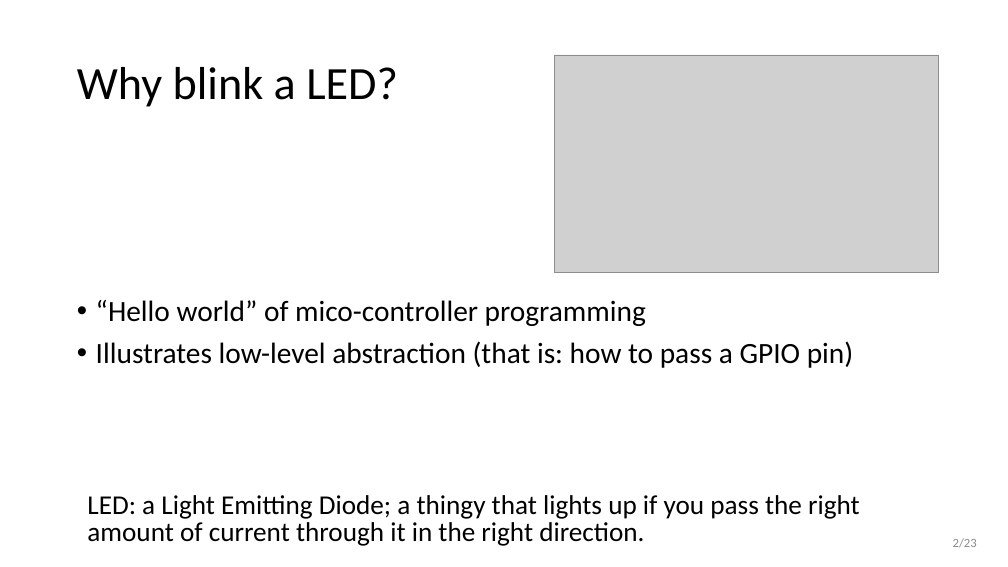
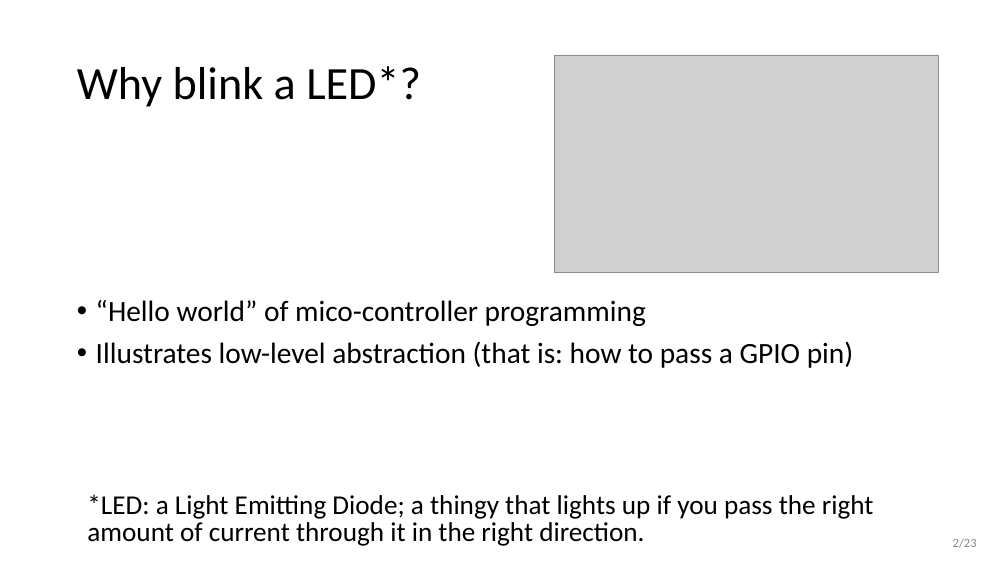
Before and after one commit to wovo/talk-gpio-abstractions, a slide deck: slide 2 of powerpoint/gpio-abstractions.pptx. Drawn at 1008x567 pixels with LibreOffice and Linux fonts; fonts in the diff are those of the drawing; grey boxes stand for pictures. Boxes give left, top, right and bottom in pixels: in the first picture for what was removed or moved away, otherwise in the second. Text is boxed around its words. In the diff, an @@ line names an element or a change of style, - is before the commit and + after.

Commit message:
update

```diff
--- a/powerpoint/gpio-abstractions.pptx
+++ b/powerpoint/gpio-abstractions.pptx
@@ title at <box>77,66,421,107</box>: text changed @@
-Why blink a LED?
+Why blink a LED*?
@@ text at <box>87,494,874,546</box>: text changed @@
-LED: a Light Emitting Diode; a thingy that lights up if you pass the right amount of current through it in the right direction.
+*LED: a Light Emitting Diode; a thingy that lights up if you pass the right amount of current through it in the right direction.
```
Also in this commit, not shown: 11 other slides changed, 1 slide added.
